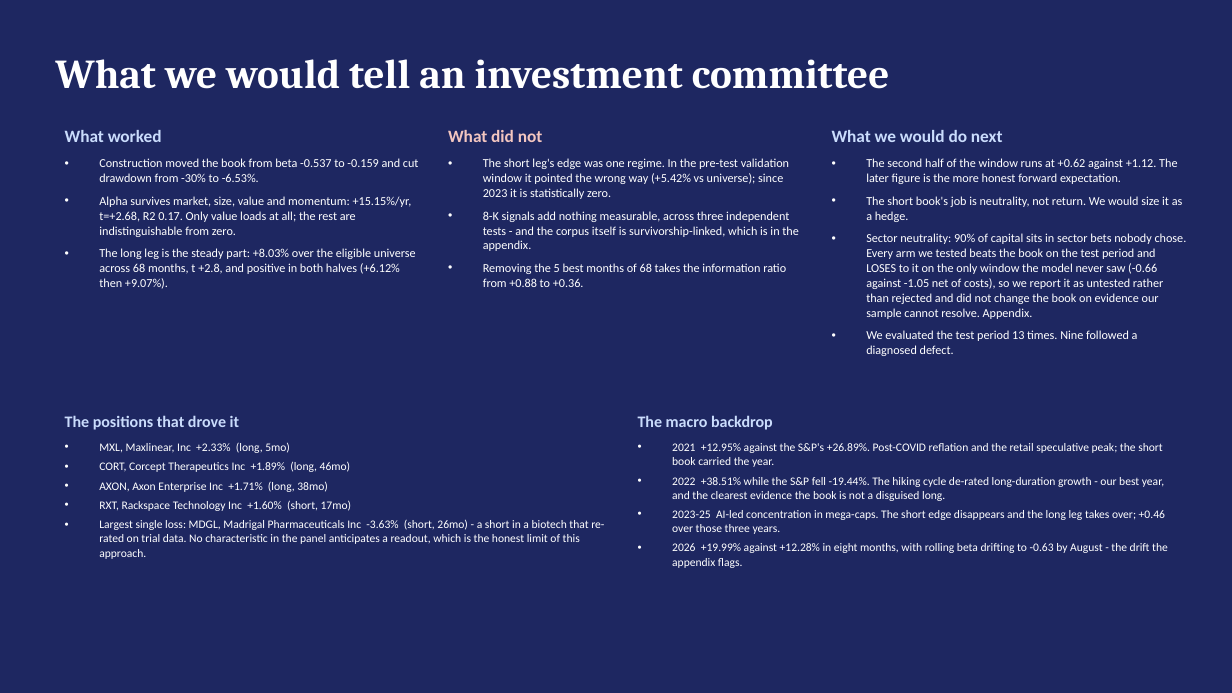
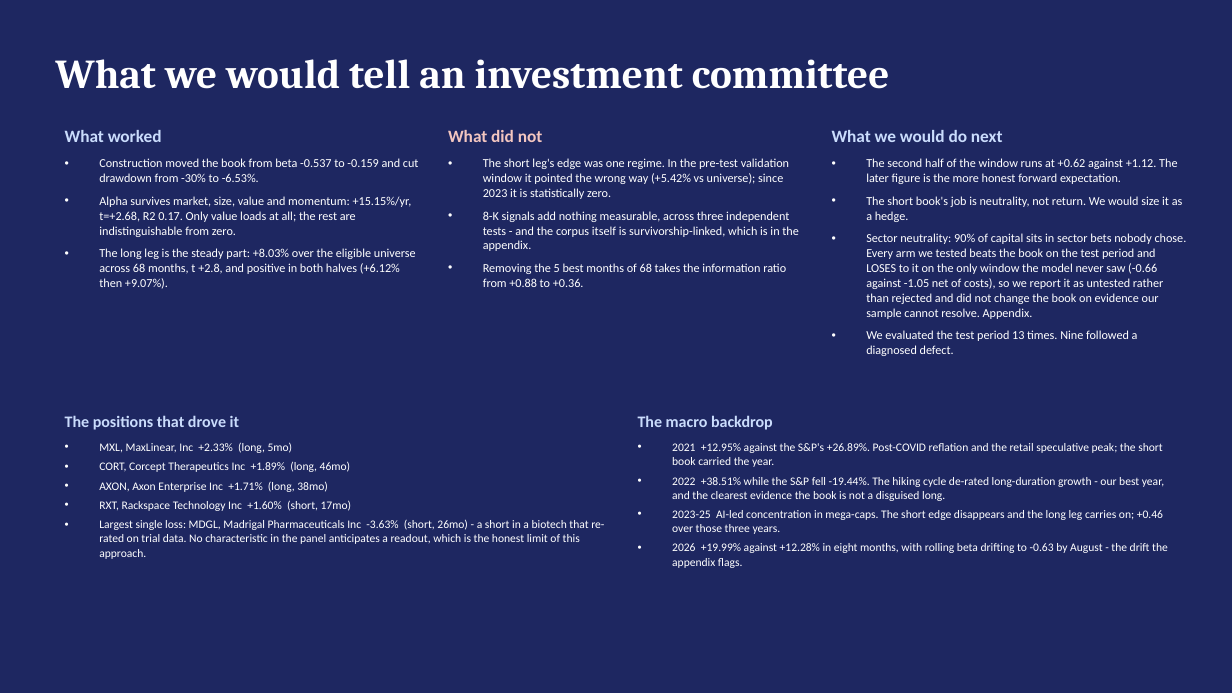
Before and after one commit to TonyTran03/hackathonfiam_zzz, a slide deck: slide 8 of 05_submission/FIAM_deck.pptx. Drawn at 1232x693 pixels with LibreOffice and Linux fonts; fonts in the diff are those of the drawing. Boxes give left, top, right and bottom in pixels: in the first picture for what was removed or moved away, otherwise in the second. Text is boxed around its words. In the diff, an @@ line names an element or a change of style, - is before the commit and + after.

```diff
--- a/05_submission/FIAM_deck.pptx
+++ b/05_submission/FIAM_deck.pptx
@@ text at (99,442,293,453): text changed @@
-• MXL, Maxlinear, Inc +2.33% (long, 5mo)
+• MXL, MaxLinear, Inc +2.33% (long, 5mo)
@@ text at (672,510,1163,534): text changed @@
-• 2023-25 AI-led concentration in mega-caps. The short edge disappears and the long leg takes over; +0.46 over those three years.
+• 2023-25 AI-led concentration in mega-caps. The short edge disappears and the long leg carries on; +0.46 over those three years.
```
Also in this commit, not shown: 4 other slides changed, 7 other files.
